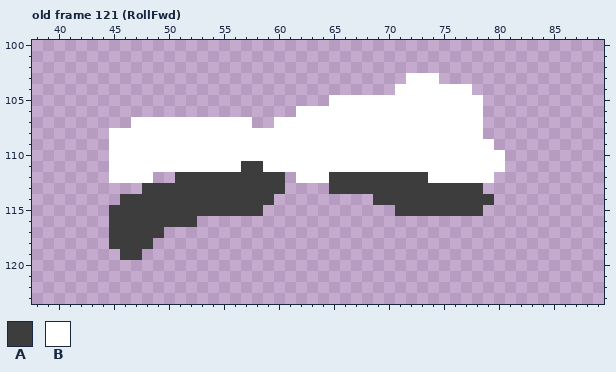
Two versions of one pixel-art file, src/Unity/Fighters/Assets/Art/Sprites/Animations/knight.aseprite. Above: the version before the commit.
128x128 pixels, 135 frames. Shown: old frame 121 (RollFwd): x 38..89, y 100..123. The commit also changed other frames, which this record leaves out.
Visible layers, top first: "Layer 2", "Layer 1".
Palette (. is transparent): A #3d3d3d  B #ffffff
Pixels before, old frame 121 (RollFwd), first column x 45:
103 ...........................BBB......
104 ..........................BBBBBBB...
105 ....................BBBBBBBBBBBBBB..
106 .................BBBBBBBBBBBBBBBBB..
107 ..BBBBBBBBBBB..BBBBBBBBBBBBBBBBBBB..
108 BBBBBBBBBBBBBBBBBBBBBBBBBBBBBBBBBB..
109 BBBBBBBBBBBBBBBBBBBBBBBBBBBBBBBBBBB.
110 BBBBBBBBBBBBBBBBBBBBBBBBBBBBBBBBBBBB
111 BBBBBBBBBBBBAABBBBBBBBBBBBBBBBBBBBBB
112 BBBB..AAAAAAAAAA.BBBAAAAAAAAABBBBBB.
113 ...AAAAAAAAAAAAA....AAAAAAAAAAAAAA..
114 .AAAAAAAAAAAAAA.........AAAAAAAAAAA.
115 AAAAAAAAAAAAAA............AAAAAAAA..
116 AAAAAAAA............................
117 AAAAA...............................
118 AAAA................................
119 .AA.................................
After the commit:
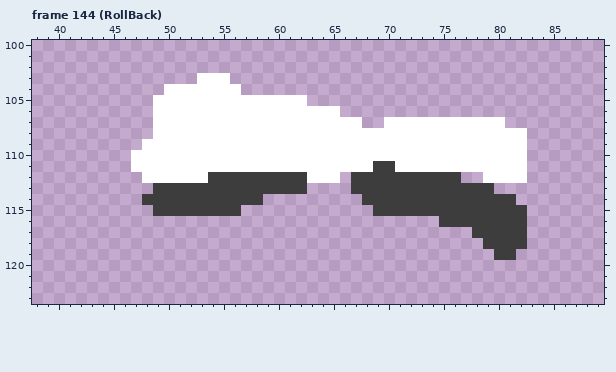
A new or re-ordered frame is compared with the old frame closest to it.
The exact change:
frames 135 -> 162
Changed rows in their new state; - is an unchanged pixel.
Frame 144 (RollBack) is new; against old frame 121 (RollFwd), layer "Layer 1":
first column x 45:
103 --------BBB----------------...--------
104 -----BBBBBBB--------------.......-----
105 ----BBBBBBBBBBBBBB--..............----
106 ----BBBBBBBBBBBBB----.............----
107 --..---------BB--------..---------BB--
108 ....------------------------------BBBB
109 ...--------------------------------BBB
110 ..----------------------------------BB
111 ..----------BB----------AA----------BB
112 ...-BBBBB-------AA--B.-------AAA..-BBB
113 ---.------------AA--..------------A---
114 -..-----------.--------A-----------AA-
115 ....--------..----------AA--------AAAA
116 ........----------------------AAAAAAAA
117 .....----------------------------AAAAA
118 ....------------------------------AAAA
119 -..--------------------------------AA-
Pixel boxes of the changes (left, top, right, bottom) in both pictures:
changed: (109, 73, 527, 260)
